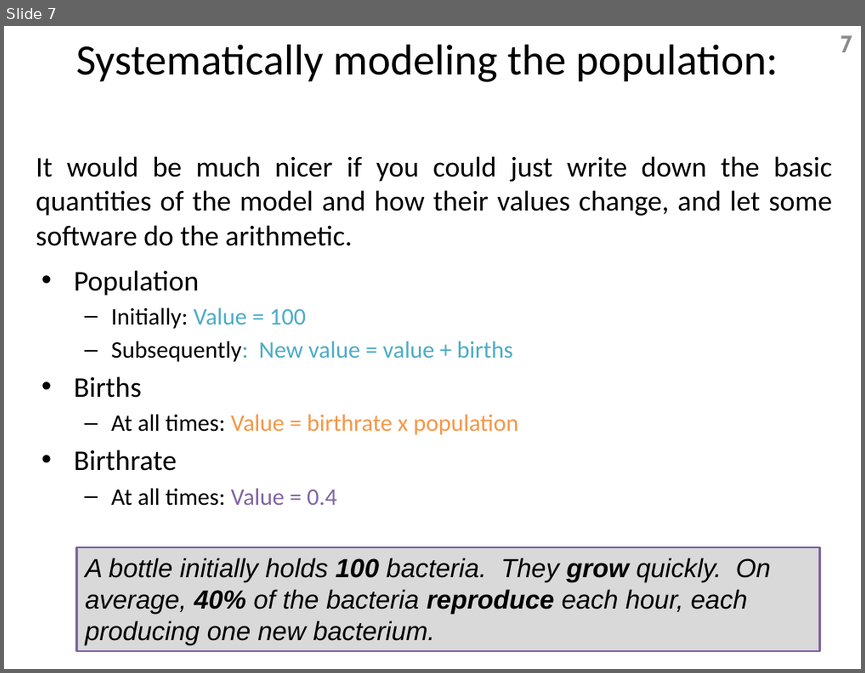
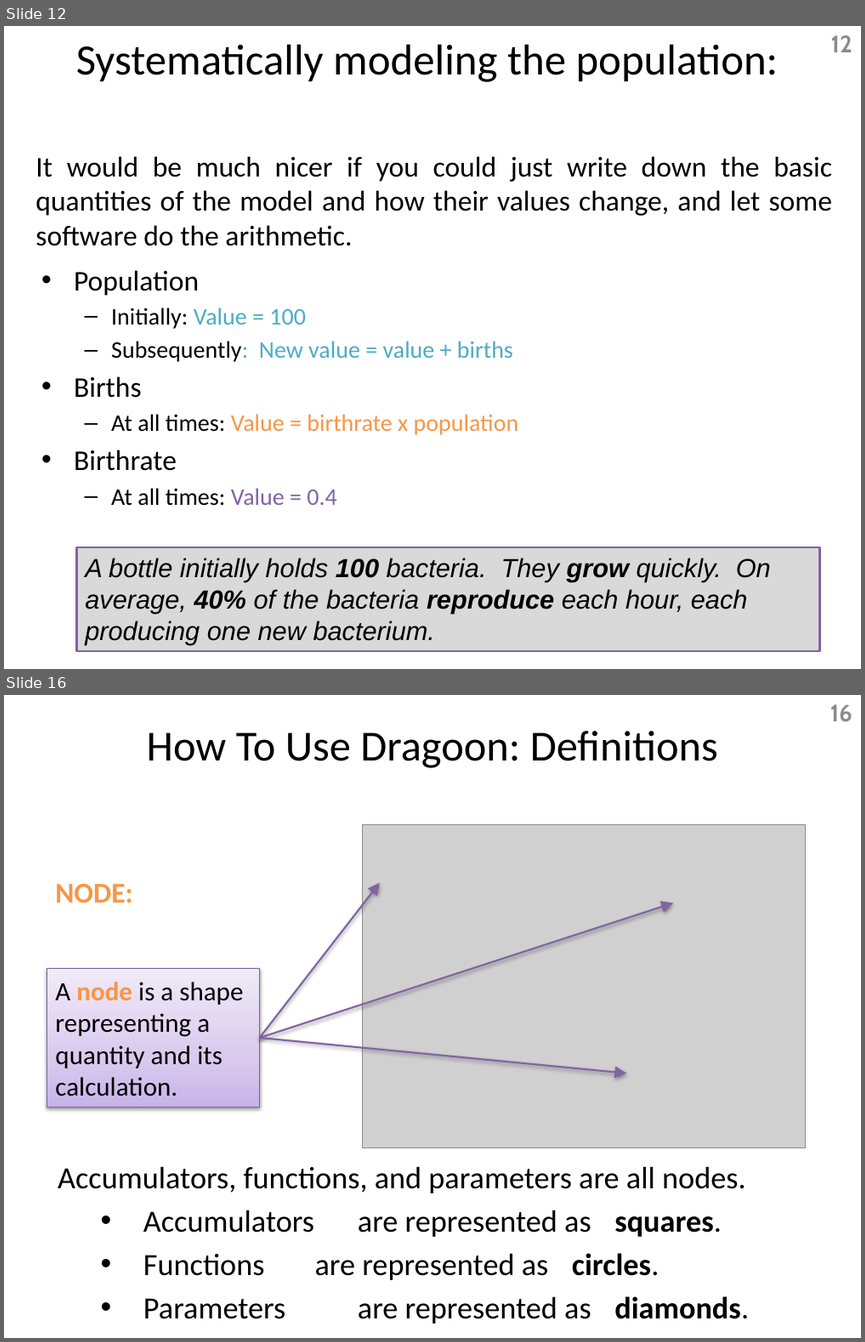
Before and after one commit to Dragoon-Lab/LaitsV3, a slide deck: help/IntroductionSlides.pptx. Shown one above the other, each under a label of ours: slide 7 before the commit, slides 12 and 16 after it; the slides between them are not shown. The pictures are 865x673 and 865x1342 pixels, drawn with LibreOffice and Linux fonts; fonts in the diff are those of the drawing; grey boxes stand for pictures. Boxes give left, top, right and bottom in pixels: in the first picture for what was removed or moved away, otherwise in the second. Text is boxed around its words. In the diff, an @@ line names an element or a change of style, - is before the commit and + after.

```diff
--- a/help/IntroductionSlides.pptx
+++ b/help/IntroductionSlides.pptx
@@ slide 16 added at [4, 695, 861, 1338], background #FFFFFF @@
@@ page number added at [830, 704, 852, 721], 20 pt, text #8C8C8C, bold @@
+16
@@ text added at [147, 731, 718, 768], 36 pt, text #000000 @@
+How To Use Dragoon: Definitions
@@ picture added at [362, 824, 805, 1147] @@
@@ text added at [55, 884, 133, 902], 24 pt, text #F79646, bold @@
+NODE:
@@ arrow added from (259, 1038) to (380, 883), #8064A2 1.5 pt @@
@@ arrow added from (259, 1038) to (673, 903), #8064A2 1.5 pt @@
@@ rectangle added at [46, 969, 259, 1107], fill gradient #C9B5E8 to #D8CBEE to #F0EAF9, outline #7D60A0 0.75 pt, 22.2 pt, text #000000 @@
+A node is a shape representing a quantity and its calculation.
@@ arrow added from (259, 1038) to (626, 1073), #8064A2 1.5 pt @@
@@ text added at [58, 1166, 749, 1323], 25.9 pt, text #000000 @@
+Accumulators, functions, and parameters are all nodes.
+• Accumulators are represented as squares.
+• Functions are represented as circles.
+• Parameters are represented as diamonds.
@@ what was slide 7 is now slide 12 @@
@@ page number at [831, 35, 852, 52]: text changed @@
-7
+12
```
Also in this commit, not shown: 4 slides changed, 12 other slides added, 64 slides removed, 10 other files.
